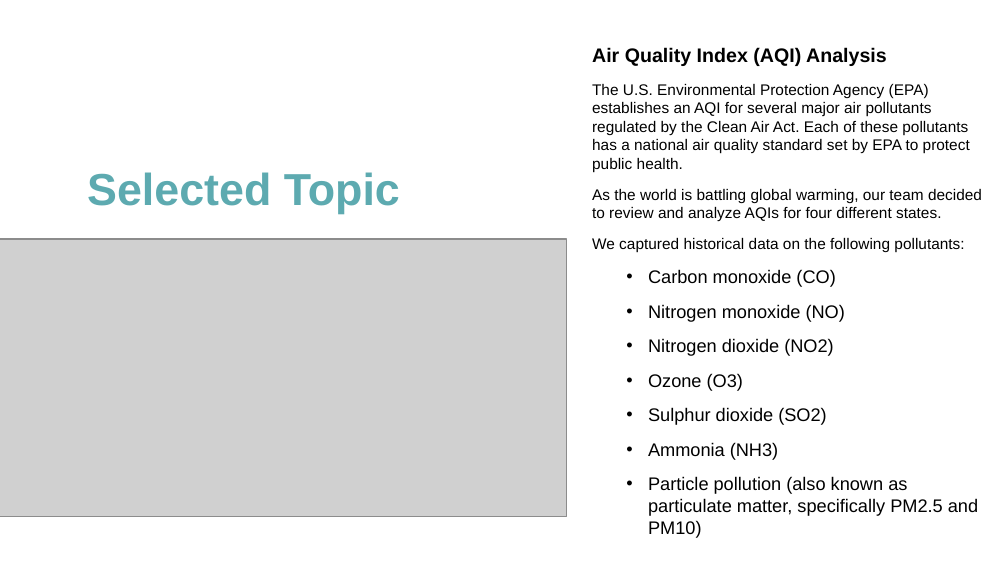
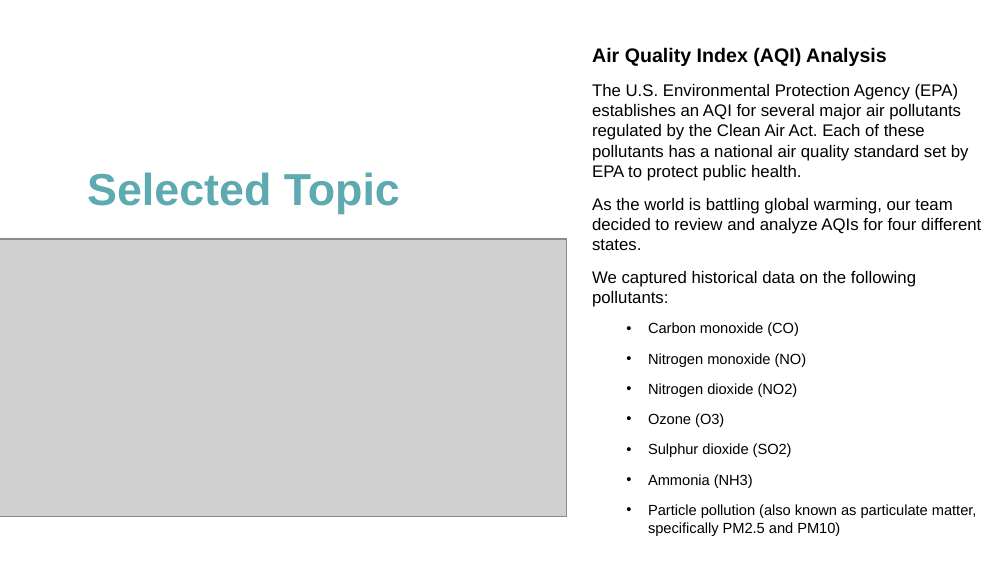
Before and after one commit to mereilly/AQI_Module_20_Final_Project, a slide deck: slide 4 of OpenWeather_AQI_Presentation_Final.pptx. Drawn at 1008x567 pixels with LibreOffice and Linux fonts; fonts in the diff are those of the drawing; grey boxes stand for pictures. Boxes give left, top, right and bottom in pixels: in the first picture for what was removed or moved away, otherwise in the second. Text is boxed around its words. In the diff, an @@ line names an element or a change of style, - is before the commit and + after.

```diff
--- a/OpenWeather_AQI_Presentation_Final.pptx
+++ b/OpenWeather_AQI_Presentation_Final.pptx
@@ text "The U.S. Environmental Protection Agency ..." at (x1=592, y1=84, x2=981, y2=536): size 11 to 12 pt in "The U.S. Environmental Protection Agency (EPA) establishes ...", "As the world is battling global warming, ...", "We captured historical data on the following ..."; size 13 to 10.5 pt in "Carbon monoxide (CO)", "Nitrogen monoxide (NO)", "Nitrogen dioxide (NO2)", "Ozone (O3)" and 3 more places @@
```
Also in this commit, not shown: 7 other slides changed, 1 slide added.
